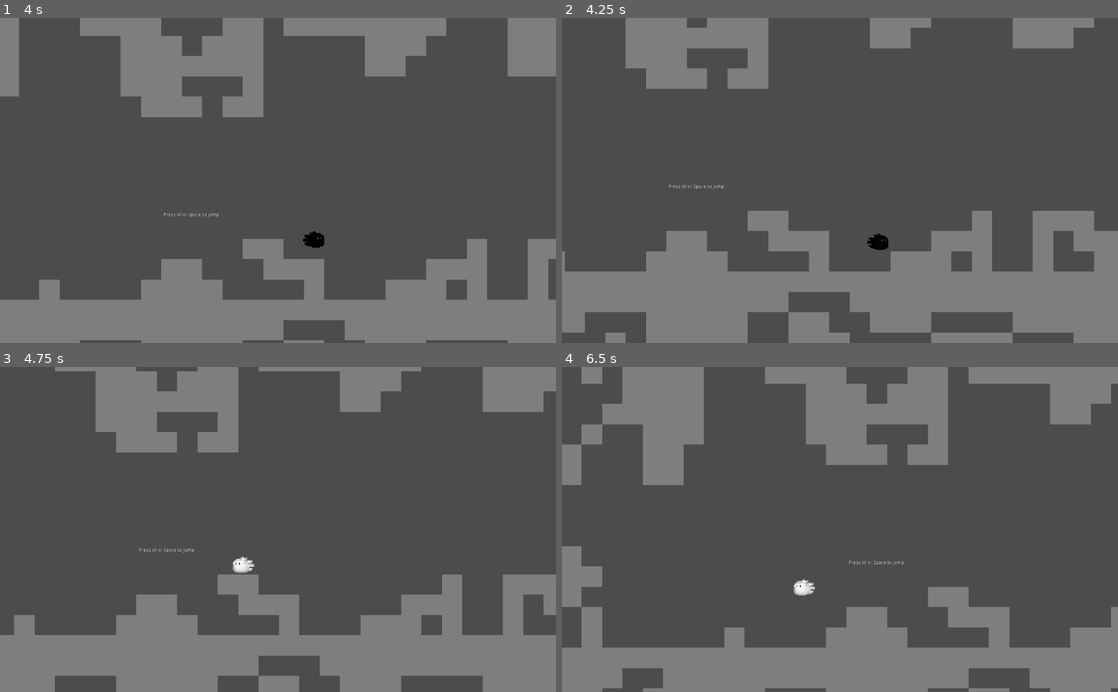
Above: before the commit, frames 1-4 (two rows, left to right).
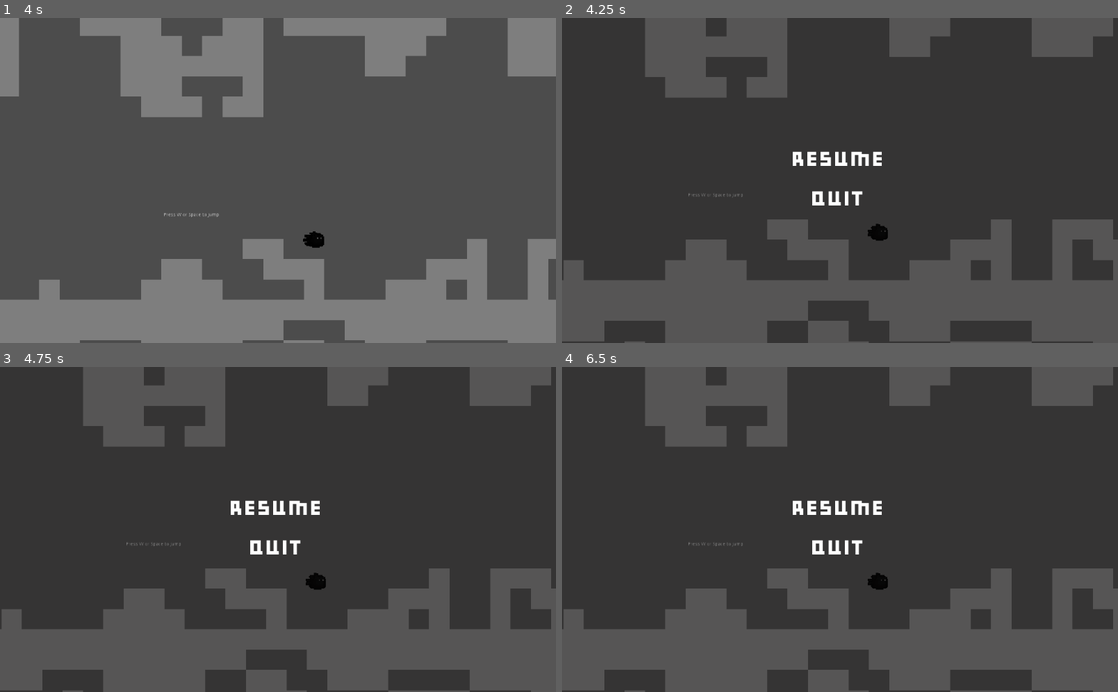
Above: after the commit, the same moments.

Repository: renzoventura/Relit
Game: Godot game, scene res://Scenes/levels/Level0.tscn
Two runs of this game, one before a commit and one after it. Both use one fixed random seed, a clock stepped at 60 frames per second and the inputs below. This scene is started directly instead of the project's main scene. The engine's default icon, where the game draws it, is replaced by a stand-in: a white triangle on a blue panel in a dark square.
Inputs (mouse positions are in pixels of both pictures, inside the frame that each line leads up to):
- Up to frame 1 (4 s): tap W (jump) at 0.5, 0.77, 1.25, 1.52, 2, 2.75, 3.02, 3.5, 3.77 s; move the mouse to (400, 164) at 0.52 s; hold D (right) 0.53-2.03 s; tap Q (toggle_form) every 0.75 s from 0.6 to 3.6 s; click (400, 164) at 0.67 s; move the mouse to (166, 196) at 1.27 s; click (166, 196) at 1.42 s; move the mouse to (333, 109) at 2.02 s; hold A (left) 2.03-2.78 s; click (333, 109) at 2.17 s; move the mouse to (250, 245) at 2.77 s; hold D (right) from 2.78 s (still down); click (250, 245) at 2.92 s; move the mouse to (444, 229) at 3.52 s; click (444, 229) at 3.67 s
- Up to frame 2 (4.25 s): keep holding D (right); tap Escape (pause, bound only after the commit) at 4.15 s
- Up to frame 3 (4.75 s): tap W (jump) at 4.25, 4.52 s; move the mouse to (111, 480) at 4.27 s; release D (right) at 4.28 s; hold A (left) from 4.28 s (still down); tap Q (toggle_form) at 4.35 s; click (111, 480) at 4.42 s
- Up to frame 4 (6.5 s): move the mouse to (867, 529) at 5.02 s; release A (left) at 5.03 s; hold D (right) 5.03-5.78 s; tap Q (toggle_form) at 5.1, 5.85 s; click (867, 529) at 5.17 s; move the mouse to (756, 448) at 5.77 s; hold A (left) from 5.78 s (still down); click (756, 448) at 5.92 s; tap W (jump) at 6.02 s

Frame 1 is identical in both runs. In frame 2, 31% of the frame differs, in the area x 0-100%, y 0-100%; in frame 3, 31%; in frame 4, 32%.

Commit message:
Add pause screen menu

Diff:
--- /dev/null
+++ b/Scenes/Menu/PauseScreen.gd
@@ -0,0 +1,36 @@
+extends Control
+
+const BLACK = Color(0,0,0)
+const WHITE = Color(1,1,1)
+
+onready var quit_label = $ColorRect/CenterContainer/VBoxContainer/Quit
+onready var resume_label = $ColorRect/CenterContainer/VBoxContainer/Resume
+
+func _input(event):
+	if event.is_action_pressed("pause"):
+		get_tree().paused = !get_tree().paused
+		visible = !visible
+
+func _on_Resume_mouse_entered():
+	resume_label.add_color_override("font_color", BLACK)
+
+func _on_Resume_mouse_exited():
+	resume_label.add_color_override("font_color", WHITE)
+
+func _on_Resume_gui_input(event):
+	if event is InputEventMouseButton:
+		if event.button_index == BUTTON_LEFT and event.pressed:
+			visible = not visible
+			get_tree().paused = false
+
+func _on_Quit_mouse_entered():
+	quit_label.add_color_override("font_color", BLACK)
+
+func _on_Quit_mouse_exited():
+	quit_label.add_color_override("font_color", WHITE)
+
+func _on_Quit_gui_input(event):
+	if event is InputEventMouseButton:
+		if event.button_index == BUTTON_LEFT and event.pressed:
+			get_tree().paused = false
+			get_tree().change_scene_to(load(str("res://Scenes/Menu/MainMenu.tscn")))
--- /dev/null
+++ b/Scenes/Menu/PauseScreen.tscn
@@ -0,0 +1,57 @@
+[gd_scene load_steps=3 format=2]
+
+[ext_resource path="res://Scenes/Themes/themes.theme" type="Theme" id=1]
+[ext_resource path="res://Scenes/Menu/PauseScreen.gd" type="Script" id=2]
+
+[node name="PauseScreen" type="Control"]
+pause_mode = 2
+anchor_right = 1.0
+anchor_bottom = 1.0
+theme = ExtResource( 1 )
+script = ExtResource( 2 )
+__meta__ = {
+"_edit_use_anchors_": false
+}
+
+[node name="ColorRect" type="ColorRect" parent="."]
+anchor_right = 1.0
+anchor_bottom = 1.0
+color = Color( 0.0431373, 0.0352941, 0.0352941, 0.34902 )
+__meta__ = {
+"_edit_use_anchors_": false
+}
+
+[node name="CenterContainer" type="CenterContainer" parent="ColorRect"]
+anchor_right = 1.0
+anchor_bottom = 1.0
+__meta__ = {
+"_edit_use_anchors_": false
+}
+
+[node name="VBoxContainer" type="VBoxContainer" parent="ColorRect/CenterContainer"]
+margin_left = 423.0
+margin_top = 247.0
+margin_right = 601.0
+margin_bottom = 353.0
+custom_constants/separation = 40
+
+[node name="Resume" type="Label" parent="ColorRect/CenterContainer/VBoxContainer"]
+margin_right = 178.0
+margin_bottom = 33.0
+mouse_filter = 1
+text = "RESUME"
+align = 1
+
+[node name="Quit" type="Label" parent="ColorRect/CenterContainer/VBoxContainer"]
+margin_top = 73.0
+margin_right = 178.0
+margin_bottom = 106.0
+mouse_filter = 1
+text = "QUIT"
+align = 1
+[connection signal="gui_input" from="ColorRect/CenterContainer/VBoxContainer/Resume" to="." method="_on_Resume_gui_input"]
+[connection signal="mouse_entered" from="ColorRect/CenterContainer/VBoxContainer/Resume" to="." method="_on_Resume_mouse_entered"]
+[connection signal="mouse_exited" from="ColorRect/CenterContainer/VBoxContainer/Resume" to="." method="_on_Resume_mouse_exited"]
+[connection signal="gui_input" from="ColorRect/CenterContainer/VBoxContainer/Quit" to="." method="_on_Quit_gui_input"]
+[connection signal="mouse_entered" from="ColorRect/CenterContainer/VBoxContainer/Quit" to="." method="_on_Quit_mouse_entered"]
+[connection signal="mouse_exited" from="ColorRect/CenterContainer/VBoxContainer/Quit" to="." method="_on_Quit_mouse_exited"]
--- a/Scenes/levels/TemplateLevel.tscn
+++ b/Scenes/levels/TemplateLevel.tscn
@@ -7,6 +7,7 @@
 [ext_resource path="res://Scenes/environment/Portal.tscn" type="PackedScene" id=5]
 [ext_resource path="res://Scenes/level/Gamestate.gd" type="Script" id=6]
 [ext_resource path="res://Scenes/Hazards/DeathDetector.tscn" type="PackedScene" id=7]
+[ext_resource path="res://Scenes/Menu/PauseScreen.tscn" type="PackedScene" id=8]
 
 [node name="TemplateLevel" type="Node2D" groups=[
 "Gamestate",
@@ -56,3 +57,8 @@
 [node name="MovingTiles" type="Node" parent="."]
 
 [node name="Spikes" type="Node" parent="."]
+
+[node name="CanvasLayer" type="CanvasLayer" parent="."]
+
+[node name="PauseScreen" parent="CanvasLayer" instance=ExtResource( 8 )]
+visible = false
--- a/Scenes/player/Player.tscn
+++ b/Scenes/player/Player.tscn
@@ -33,7 +33,6 @@
 
 [node name="PlayerAnimation" parent="." instance=ExtResource( 1 )]
 animation = "dark_idle"
-frame = 2
 playing = true
 [connection signal="animate" from="." to="PlayerAnimation" method="_on_Player_animate"]
 [connection signal="death_animate" from="." to="PlayerAnimation" method="_on_Player_death_animate"]
--- a/project.godot
+++ b/project.godot
@@ -52,6 +52,11 @@
 , Object(InputEventKey,"resource_local_to_scene":false,"resource_name":"","device":0,"alt":false,"shift":false,"control":false,"meta":false,"command":false,"pressed":false,"scancode":16777237,"unicode":0,"echo":false,"script":null)
  ]
 }
+pause={
+"deadzone": 0.5,
+"events": [ Object(InputEventKey,"resource_local_to_scene":false,"resource_name":"","device":0,"alt":false,"shift":false,"control":false,"meta":false,"command":false,"pressed":false,"scancode":16777217,"unicode":0,"echo":false,"script":null)
+ ]
+}
 
 [layer_names]
 
Not shown: 1 places in Scenes/levels/TemplateLevel.tscn that only renumber resources
